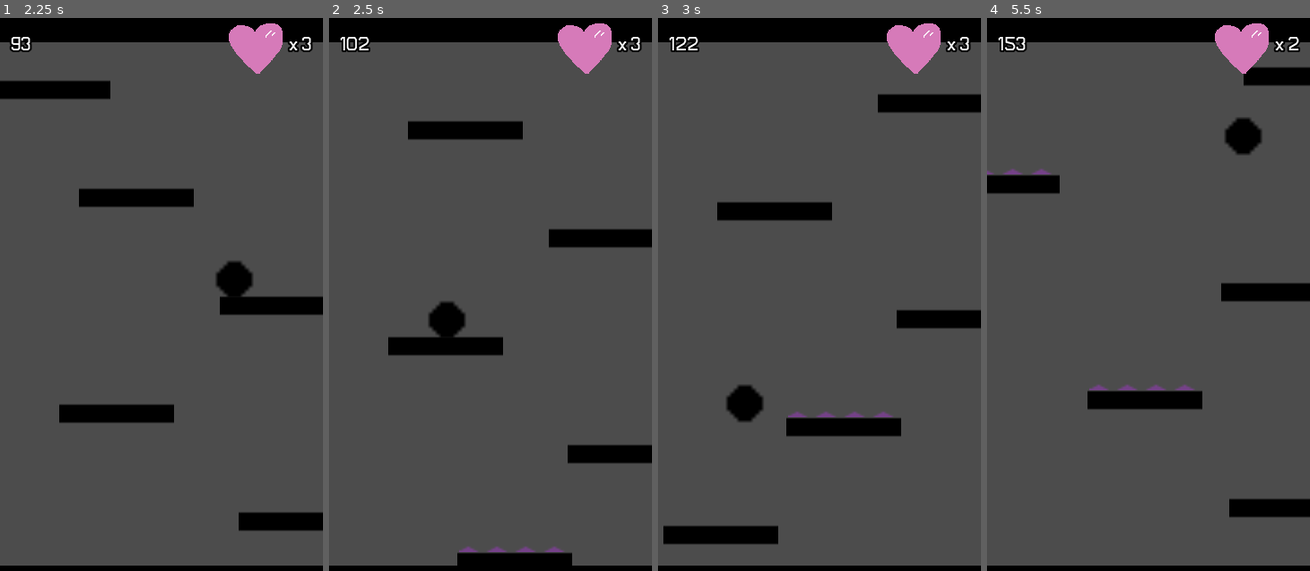
Above: before the commit, frames 1-4 (left to right).
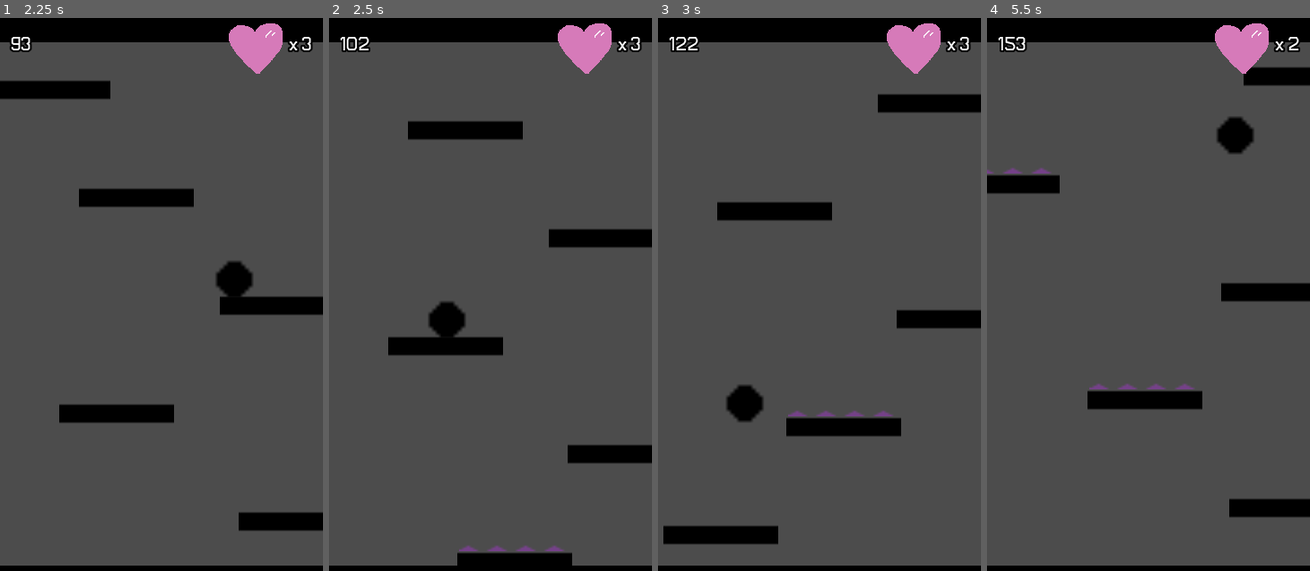
Above: after the commit, the same moments.

Repository: fralcalde/RapidRoll
Game: Godot game, scene res://Scenes/Main.tscn
Same seed, same stepped clock (60 frames per second), same inputs: the game is played once before the commit and once after it.
Inputs:
- Up to frame 1 (2.25 s): hold Right (ui_right) 0.53-2.03 s; hold Left (ui_left) from 2.03 s (still down)
- Up to frame 2 (2.5 s): keep holding Left (ui_left)
- Up to frame 3 (3 s): release Left (ui_left) at 2.78 s; hold Right (ui_right) from 2.78 s (still down)
- Up to frame 4 (5.5 s): release Right (ui_right) at 4.28 s; hold Left (ui_left) 4.28-5.03 s; hold Right (ui_right) from 5.03 s (still down)

Frame 1 is identical in both runs. In frame 2, less than 0.1% of the frame differs, in the area x 40-73%, y 95-97%; in frame 3, less than 0.1%; in frame 4, 0.5%, in the area x 0-85%, y 17-68%.

Commit message:
Moved platforms to Platforms folder. Corrected string references in PlatformSpawner

Diff:
--- a/Scenes/Plataforma_Con_Pinchos.tscn
+++ /dev/null
@@ -1,23 +0,0 @@
-[gd_scene load_steps=5 format=2]
-
-[ext_resource path="res://Scripts/Plataforma.gd" type="Script" id=1]
-[ext_resource path="res://Imagenes/Barra.png" type="Texture" id=2]
-[ext_resource path="res://Scenes/Pinchos.tscn" type="PackedScene" id=3]
-
-[sub_resource type="RectangleShape2D" id=1]
-extents = Vector2( 64, 9.5 )
-
-[node name="Plataforma_Con_Pinchos" type="StaticBody2D"]
-script = ExtResource( 1 )
-
-[node name="Sprite" type="Sprite" parent="."]
-scale = Vector2( 4, 2 )
-texture = ExtResource( 2 )
-
-[node name="CollisionShape2D" type="CollisionShape2D" parent="."]
-position = Vector2( 0, -0.5 )
-shape = SubResource( 1 )
-
-[node name="Pinchos" parent="." instance=ExtResource( 3 )]
-position = Vector2( 2, -43 )
-scale = Vector2( 4, 2 )
--- /dev/null
+++ b/Scenes/Platforms/PlatformPinchos.tscn
@@ -0,0 +1,10 @@
+[gd_scene load_steps=3 format=2]
+
+[ext_resource path="res://Scenes/Platforms/Plataforma.tscn" type="PackedScene" id=1]
+[ext_resource path="res://Scenes/Pinchos.tscn" type="PackedScene" id=2]
+
+[node name="Plataforma" instance=ExtResource( 1 )]
+
+[node name="Pinchos" parent="." index="2" instance=ExtResource( 2 )]
+position = Vector2( 2, -44 )
+scale = Vector2( 4, 2 )
--- a/Scripts/PlatformsSpawner.gd
+++ b/Scripts/PlatformsSpawner.gd
@@ -4,9 +4,9 @@
 
 
 export var platforms = {
-	'PLAT': {'scene': preload("res://Scenes/Plataforma.tscn"), 'weight': 8.0, 'interval': 0.0},
-	'PLAT_PINCHOS': {'scene': preload("res://Scenes/Plataforma_Con_Pinchos.tscn"), 'weight': 2.0, 'interval': 0.0},
-	#'PLAT_PLAYER': {'scene': preload("res://Scenes/PlataformPlayer.tscn"), 'weight': 0.0, 'interval': 0.0},
+	'PLAT': {'scene': preload("res://Scenes/Platforms/Plataforma.tscn"), 'weight': 8.0},
+	'PLAT_PINCHOS': {'scene': preload("res://Scenes/Platforms/PlatformPinchos.tscn"), 'weight': 2.0},
+	#'PLAT_PLAYER': {'scene': preload("res://Scenes/PlataformPlayer.tscn"), 'weight': 0.0},
 }
 
 
Renamed: Scenes/Plataforma.tscn -> Scenes/Platforms/Plataforma.tscn
